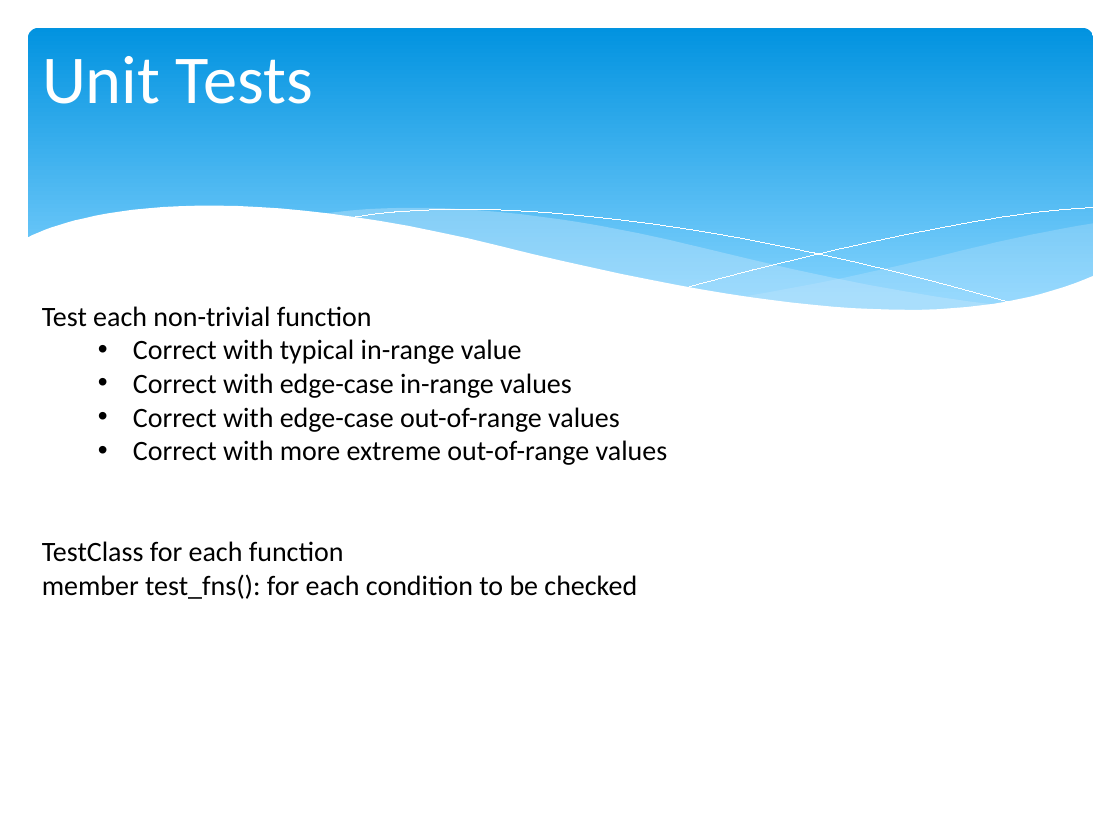
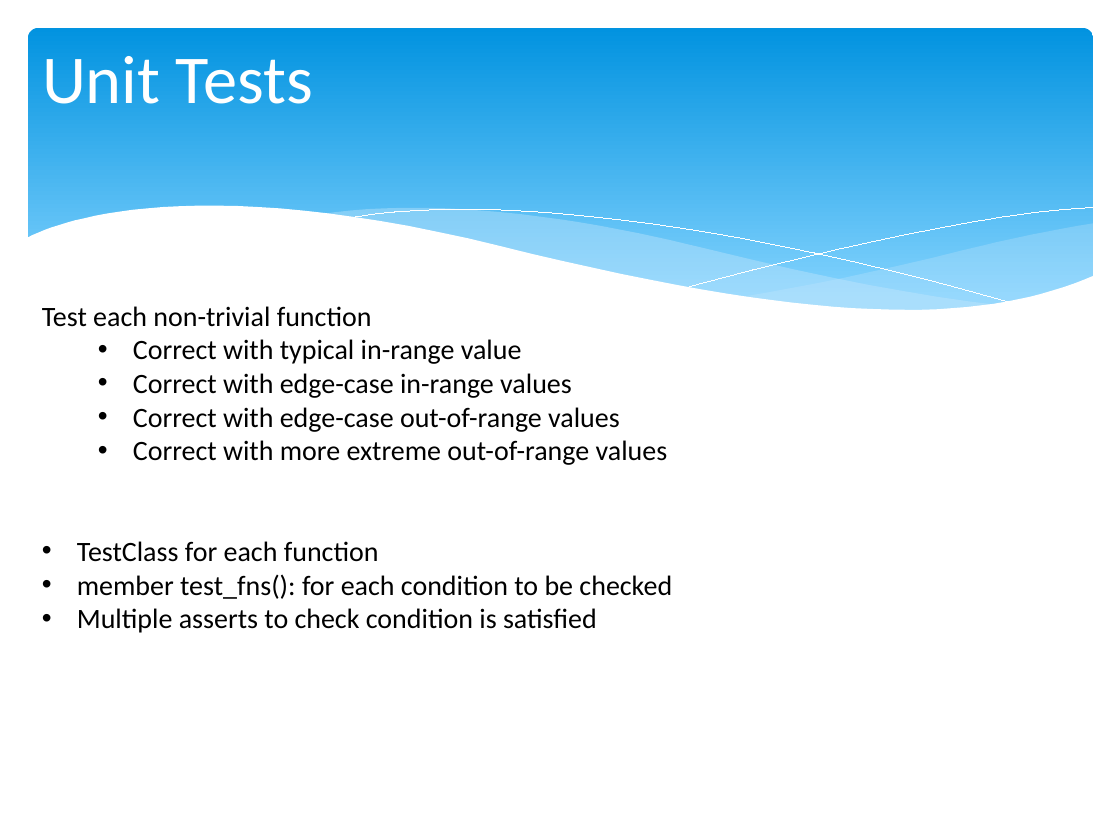
Before and after one commit to chris-turps/QA_Python3, a slide deck: slide 2 of DG_09 Testable UI.pptx. Drawn at 1120x840 pixels with LibreOffice and Linux fonts; fonts in the diff are those of the drawing. Boxes give left, top, right and bottom in pixels: in the first picture for what was removed or moved away, otherwise in the second. Text is boxed around its words. In the diff, an @@ line names an element or a change of style, - is before the commit and + after.

Commit message:
multi-process

```diff
--- a/DG_09 Testable UI.pptx
+++ b/DG_09 Testable UI.pptx
@@ text at (77,541,672,599): bullet none to • @@
@@ text at (77,608,597,633): paragraph added @@
+• Multiple asserts to check condition is satisfied
```
Also in this commit, not shown: 2 other slides changed, 3 other files.
